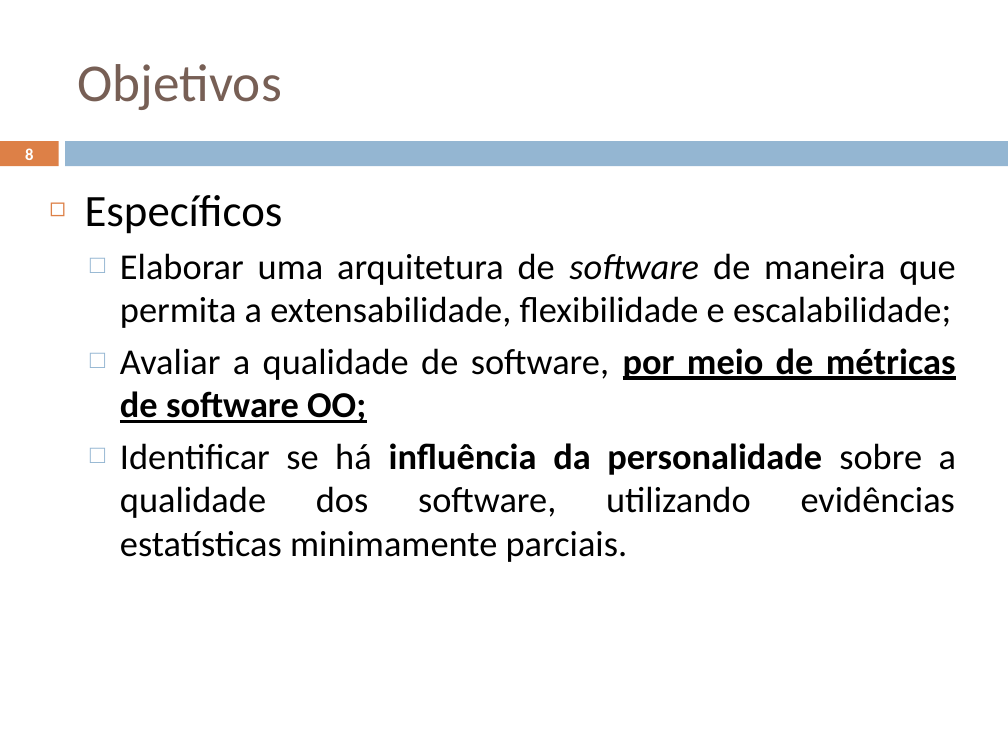
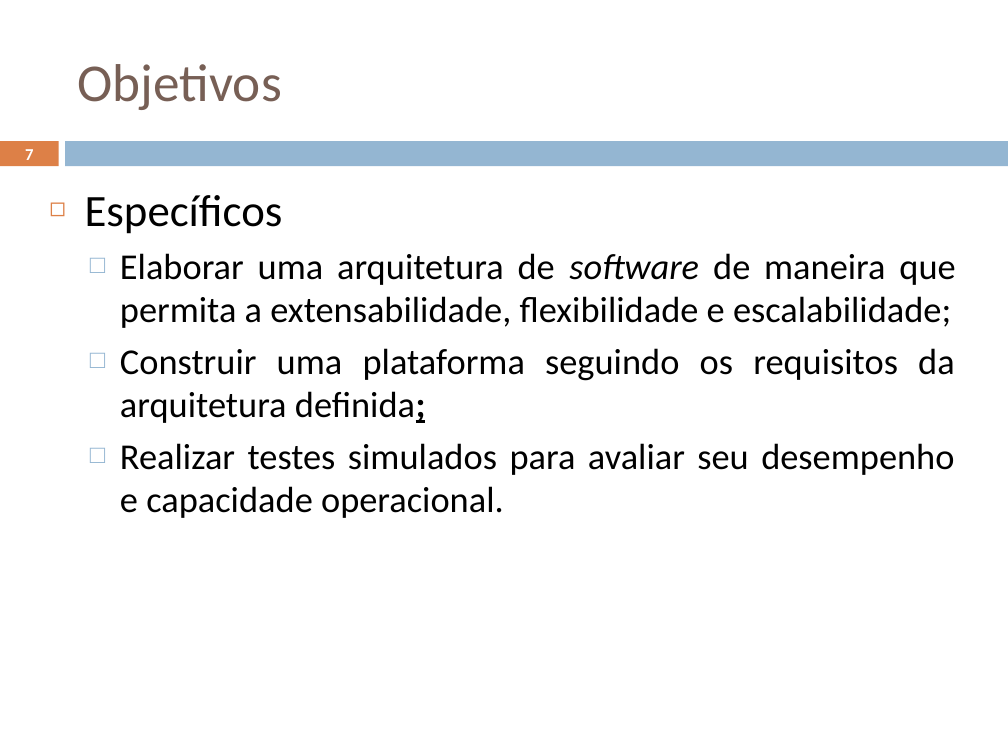
Before and after one commit to geoleite/Mestrado, a slide deck: slide 7 of Apresentacao/ApresentaçãoV1.pptx (slide 8 before the commit). Drawn at 1008x756 pixels with LibreOffice and Linux fonts; fonts in the diff are those of the drawing. Boxes give left, top, right and bottom in pixels: in the first picture for what was removed or moved away, otherwise in the second. Text is boxed around its words. In the diff, an @@ line names an element or a change of style, - is before the commit and + after.

```diff
--- a/Apresentacao/ApresentaçãoV1.pptx
+++ b/Apresentacao/ApresentaçãoV1.pptx
@@ page number at <box>25,149,33,160</box>: text changed @@
-8
+7
@@ text at <box>120,348,955,518</box>: text changed @@
-  □ Avaliar a qualidade de software, por meio de métricas de software OO;
-  □ Identificar se há influência da personalidade sobre a qualidade dos software, utilizando evidências estatísticas minimamente parciais.
+  □ Construir uma plataforma seguindo os requisitos da arquitetura definida;
+  □ Realizar testes simulados para avaliar seu desempenho e capacidade operacional.
```
Also in this commit, not shown: 8 other slides changed, 13 slides added, 29 slides removed, 29 other files.
